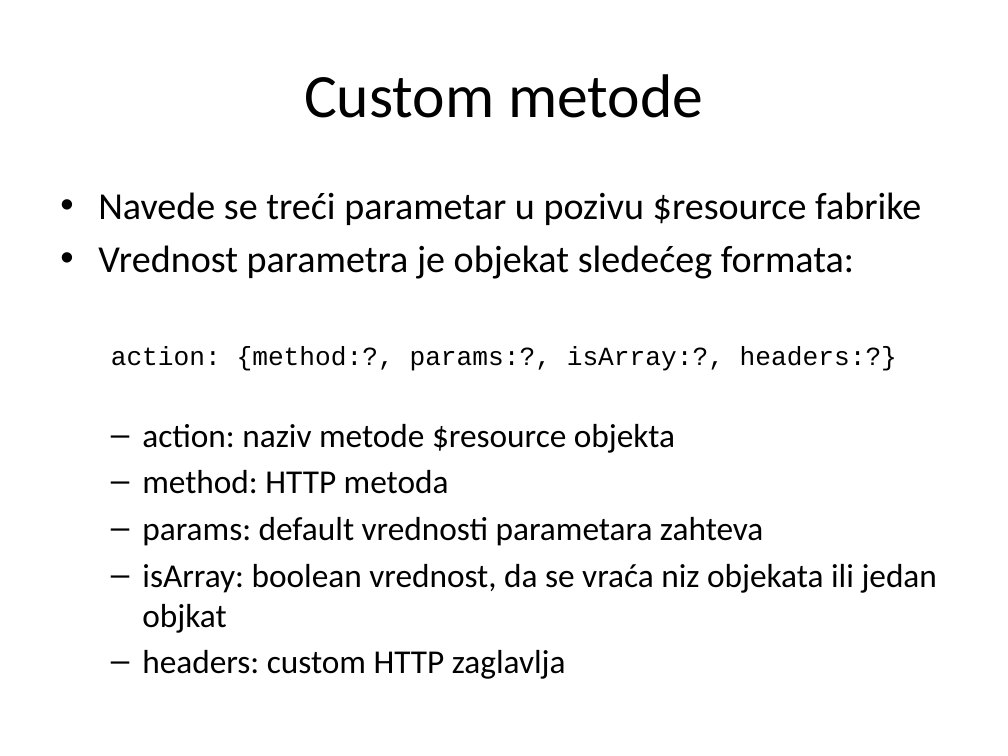
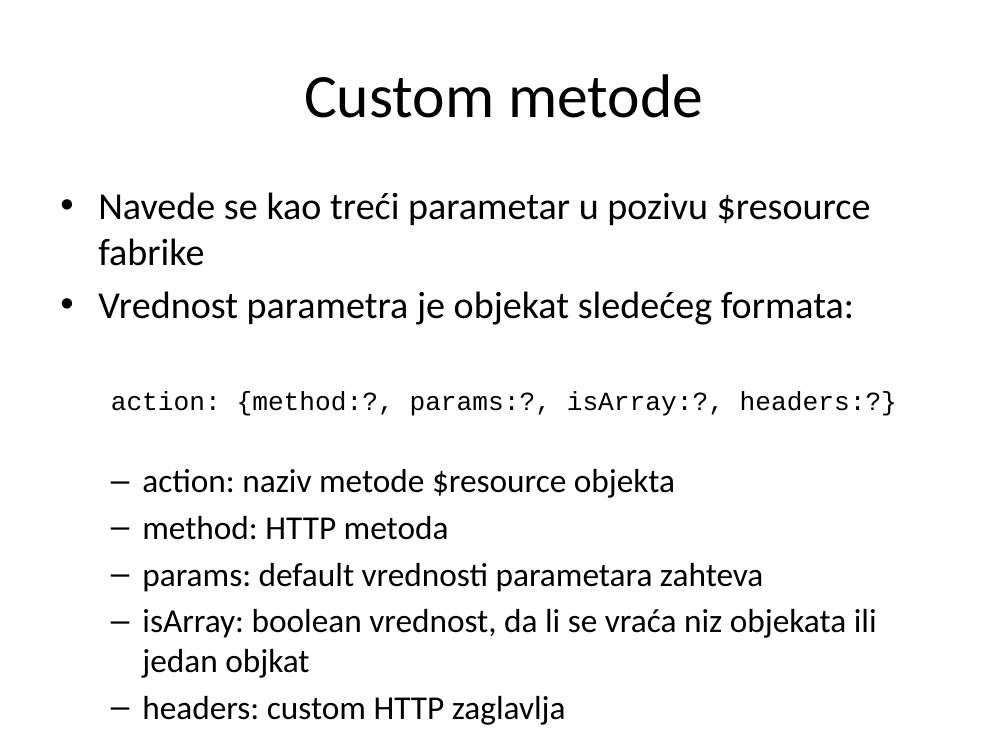
Before and after one commit to XWS2016/AngularJS, a slide deck: slide 15 of 03_RESTPozivi/03 REST Pozivi.pptx. Drawn at 1008x756 pixels with LibreOffice and Linux fonts; fonts in the diff are those of the drawing. Boxes give left, top, right and bottom in pixels: in the first picture for what was removed or moved away, otherwise in the second. Text is boxed around its words. In the diff, an @@ line names an element or a change of style, - is before the commit and + after.

```diff
--- a/03_RESTPozivi/03 REST Pozivi.pptx
+++ b/03_RESTPozivi/03 REST Pozivi.pptx
@@ text at box(98, 192, 871, 266): text changed @@
-• Navede se treći parametar u pozivu $resource fabrike
+• Navede se kao treći parametar u pozivu $resource fabrike
@@ text at box(142, 609, 877, 678): text changed @@
-  – isArray: boolean vrednost, da se vraća niz objekata ili jedan objkat
+  – isArray: boolean vrednost, da li se vraća niz objekata ili jedan objkat
```
Also in this commit, not shown: 1 other slide changed, 47 other files.
